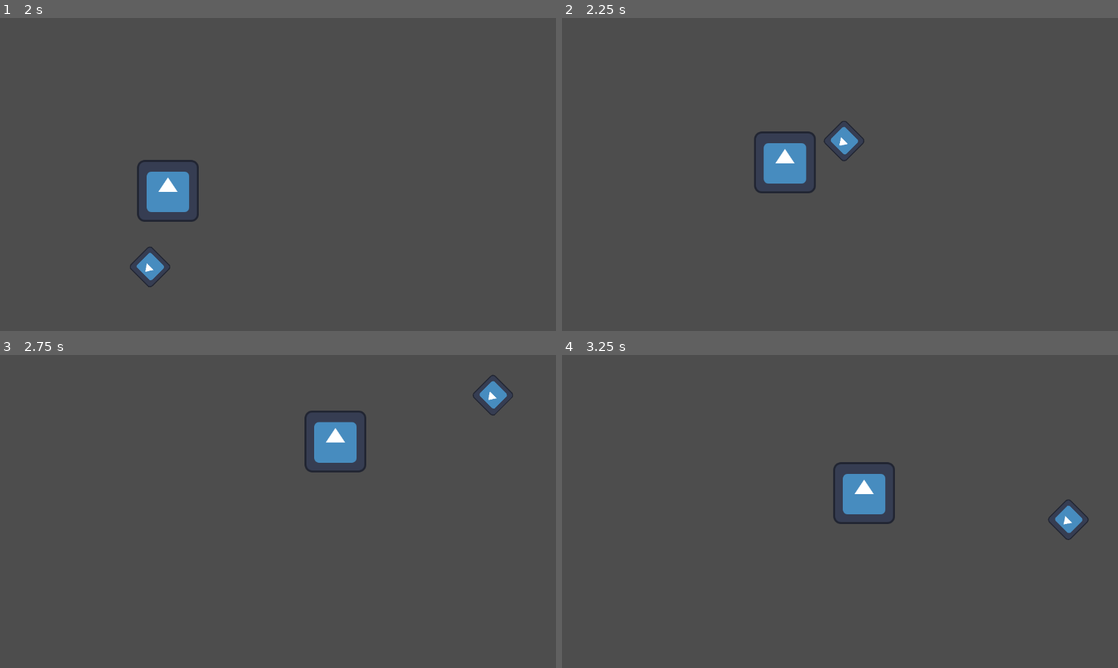
Above: before the commit, frames 1-4 (two rows, left to right).
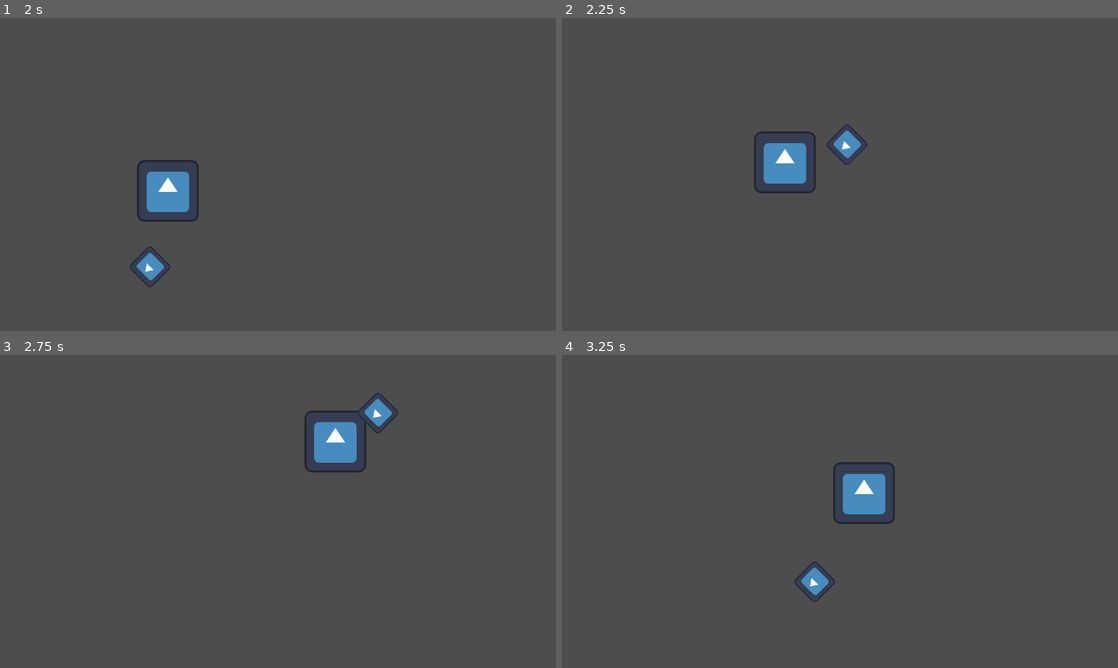
Above: after the commit, the same moments.

Repository: sayf63/Judgement_Engine
Game: Godot game, scene res://Entities/Player/Player.tscn
Two runs of this game, one before a commit and one after it. Both use one fixed random seed, a clock stepped at 60 frames per second and the inputs below. The project has no main scene, so this scene is started directly. The engine's default icon, where the game draws it, is replaced by a stand-in: a white triangle on a blue panel in a dark square.
Inputs (mouse positions are in pixels of both pictures, inside the frame that each line leads up to):
- Up to frame 1 (2 s): move the mouse to (400, 158) at 0.52 s; hold D (right) 0.53-1.28 s; hold A (anchor) 0.53-1.28 s; move the mouse to (166, 190) at 1.27 s; hold S (down) from 1.28 s (still down); tap Space (dash) at 1.35 s
- Up to frame 2 (2.25 s): move the mouse to (895, 105) at 2.02 s; release S (down) at 2.03 s; press the mouse at (895, 105) at 2.03 s; hold D (right) from 2.03 s (still down)
- Up to frame 3 (2.75 s): keep holding D (right)
- Up to frame 4 (3.25 s): move the mouse to (812, 574) at 2.77 s; release D (right) at 2.78 s; release the mouse at (812, 574) at 2.78 s; hold W (up) from 2.78 s (still down); tap A (anchor) at 2.85 s

Frame 1 is identical in both runs. In frame 2, 0.2% of the frame differs, in the area x 47-55%, y 32-47%; in frame 3, 0.7%; in frame 4, 0.7%, in the area x 41-95%, y 46-79%.

Commit message:
weapon now steers regardless of distance to cursor

Diff:
--- a/judgement-engine/Entities/Player/Weapon/WeaponStateMachine/WeaponStates/weapon_moving.gd
+++ b/judgement-engine/Entities/Player/Weapon/WeaponStateMachine/WeaponStates/weapon_moving.gd
@@ -10,18 +10,17 @@
 	if entity.velocity.length() > entity.SPEED:
 		entity.velocity = entity.velocity.normalized() * entity.SPEED
 	# steer velocity towards cursor slightly
-	if entity.position.distance_to(mouse_position) > 100:
-		var vel_dir = entity.velocity.normalized()
-		var dot = vel_dir.dot(direction)
+	var vel_dir = entity.velocity.normalized()
+	var dot = vel_dir.dot(direction)
 
-		var angle_limit = deg_to_rad(20)
-		var cos_limit = cos(angle_limit)
+	var angle_limit = deg_to_rad(20)
+	var cos_limit = cos(angle_limit)
 
-		if dot < cos_limit:
-			var curr_speed = entity.velocity.length()
-			var new_angle = rotate_toward(entity.velocity.angle(), direction.angle(), entity.STEER_STRENGTH/100)
+	if dot < cos_limit:
+		var curr_speed = entity.velocity.length()
+		var new_angle = rotate_toward(entity.velocity.angle(), direction.angle(), entity.STEER_STRENGTH/100)
 
-			entity.velocity = Vector2.from_angle(new_angle) * curr_speed
+		entity.velocity = Vector2.from_angle(new_angle) * curr_speed
 
 func _input(event: InputEvent) -> void:
 	if event.is_action_pressed("swing") && entity.cooldowns["Swinging"] == 0:
--- a/judgement-engine/Entities/Player/Weapon/WeaponStateMachine/WeaponStates/weapon_swinging.gd
+++ b/judgement-engine/Entities/Player/Weapon/WeaponStateMachine/WeaponStates/weapon_swinging.gd
@@ -15,8 +15,8 @@
     var to_target = entity.global_position.direction_to(target_position)
 
     # perpendicular vector (rotated 90 degrees)
-    var sideways = to_target.orthogonal()
+    #var sideways = to_target.orthogonal()
 
-    var desired_velocity = to_target * entity.SPEED*2 + sideways*entity.SWING_ARC_SIZE
+    var desired_velocity = to_target * entity.SPEED*2 #+ sideways*entity.SWING_ARC_SIZE
 
     entity.velocity = desired_velocity
--- a/judgement-engine/Entities/Player/Weapon/WeaponStateMachine/weapon_state_machine.gd
+++ b/judgement-engine/Entities/Player/Weapon/WeaponStateMachine/weapon_state_machine.gd
@@ -19,25 +19,25 @@
 
 	# Left
 	if pos.x < screen_rect.position.x:
-		pos.x = screen_rect.position.x
+		pos.x = screen_rect.position.x+1
 		vel.x *= -1
 		bounced = true
 
 	# Right
 	elif pos.x > screen_rect.end.x:
-		pos.x = screen_rect.end.x
+		pos.x = screen_rect.end.x-1
 		vel.x *= -1
 		bounced = true
 
 	# Top
 	if pos.y < screen_rect.position.y:
-		pos.y = screen_rect.position.y
+		pos.y = screen_rect.position.y+1
 		vel.y *= -1
 		bounced = true
 
 	# Bottom
 	elif pos.y > screen_rect.end.y:
-		pos.y = screen_rect.end.y
+		pos.y = screen_rect.end.y-1
 		vel.y *= -1
 		bounced = true
 
